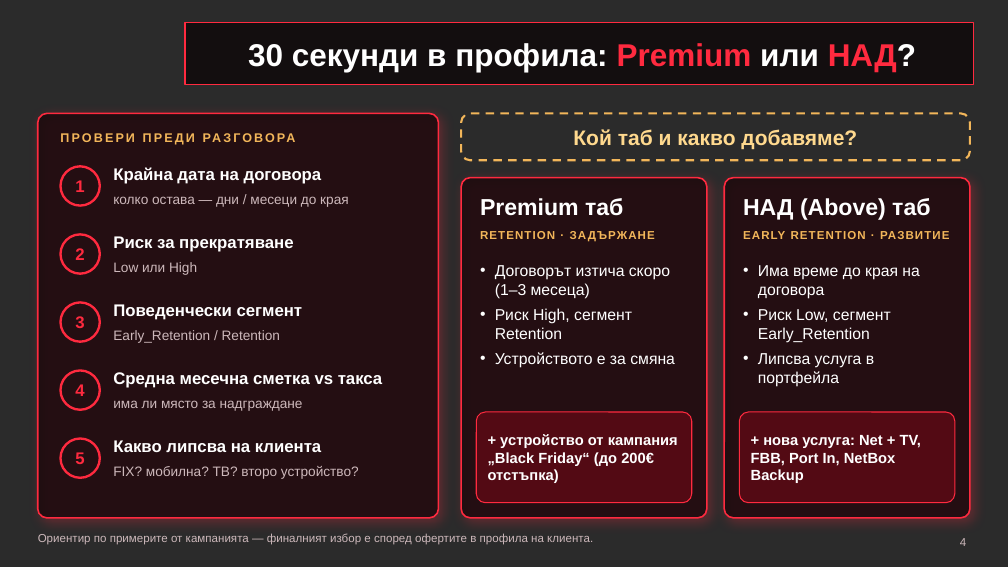
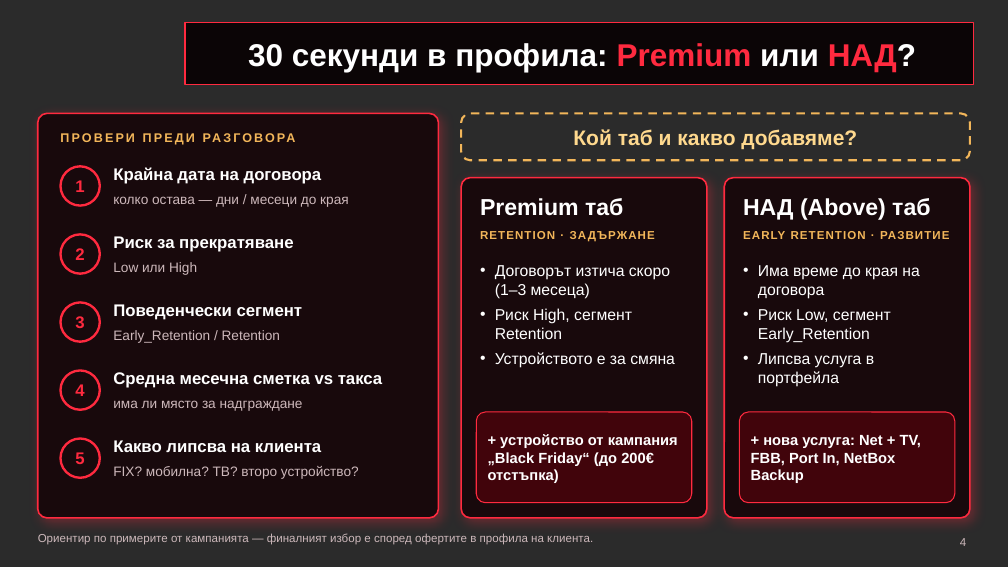
Before and after one commit to kemblix/phonetradebg, a slide deck: slide 4 of Black-Friday-Prepodpisvane.pptx. Drawn at 1008x567 pixels with LibreOffice and Linux fonts; fonts in the diff are those of the drawing; background and template pictures are left out; a plain dark background stands for a picture behind light text. Boxes give left, top, right and bottom in pixels: in the first picture for what was removed or moved away, otherwise in the second. Text is boxed around its words. In the diff, an @@ line names an element or a change of style, - is before the commit and + after.

```diff
--- a/Black-Friday-Prepodpisvane.pptx
+++ b/Black-Friday-Prepodpisvane.pptx
@@ rounded rectangle at (x1=461, y1=178, x2=707, y2=518): fill #1A0A0D at 85% opacity to #18090C @@
@@ rounded rectangle at (x1=724, y1=178, x2=970, y2=518): fill #1A0A0D at 85% opacity to #18090C @@
@@ rounded rectangle at (x1=476, y1=412, x2=692, y2=503): fill #E3001B at 25% opacity to #41040B @@
@@ rounded rectangle at (x1=740, y1=412, x2=955, y2=503): fill #E3001B at 25% opacity to #41040B @@
```
Also in this commit, not shown: 14 other slides changed, 1 other file.
